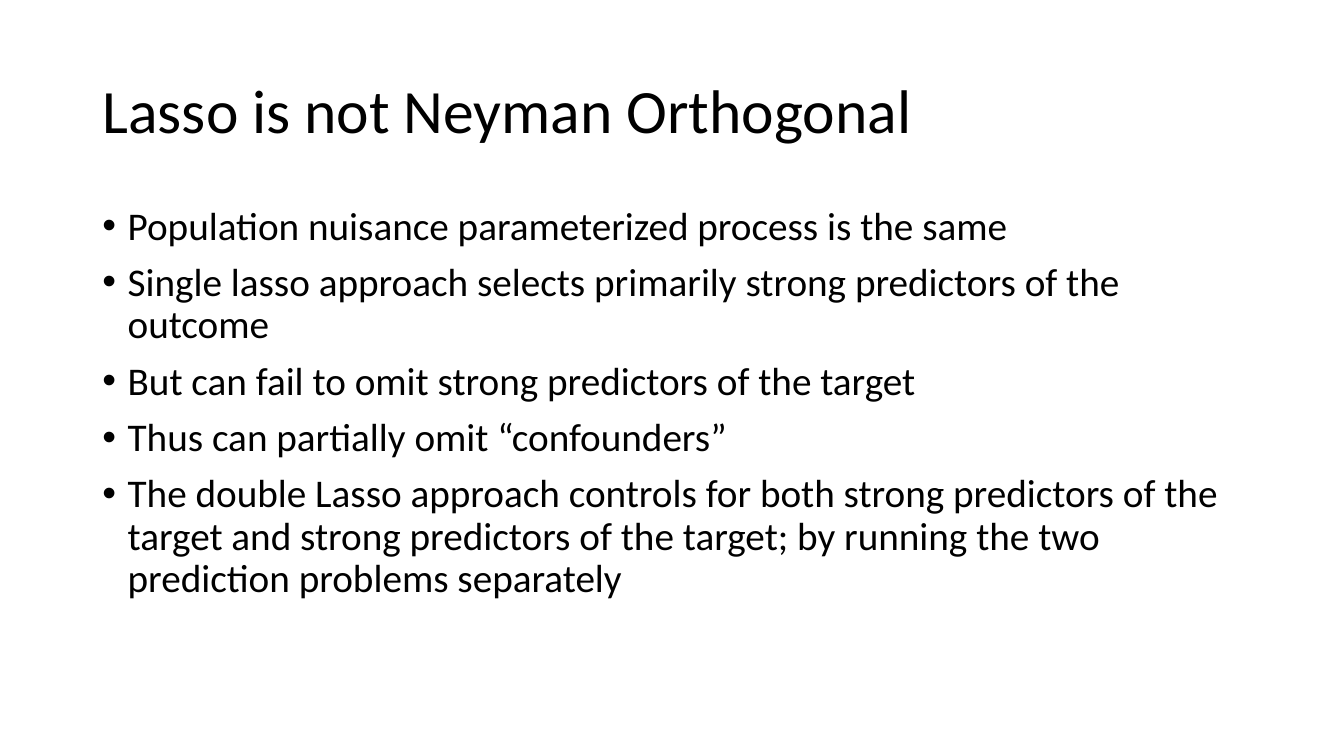
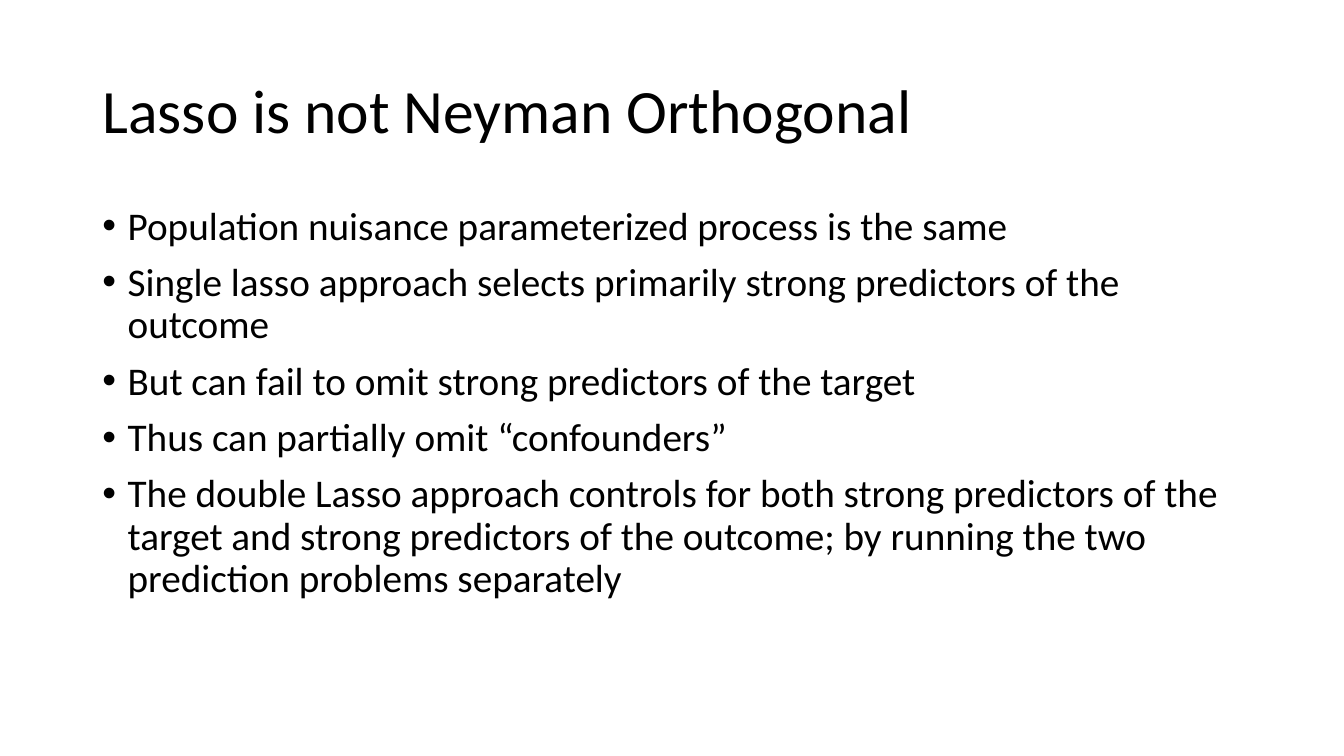
Before and after one commit to stanford-msande228/winter24, a slide deck: slide 36 of assets/presentations/MSANDE228_Lecture5_Inference_in_High_Dimensional_Linear_Models.pptx. Drawn at 1344x756 pixels with LibreOffice and Linux fonts; fonts in the diff are those of the drawing. Boxes give left, top, right and bottom in pixels: in the first picture for what was removed or moved away, otherwise in the second. Text is boxed around its words. In the diff, an @@ line names an element or a change of style, - is before the commit and + after.

Commit message:
Updates on slides

```diff
--- a/assets/presentations/MSANDE228_Lecture5_Inference_in_High_Dimensional_Linear_Models.pptx
+++ b/assets/presentations/MSANDE228_Lecture5_Inference_in_High_Dimensional_Linear_Models.pptx
@@ text at [128,479,1217,599]: text changed @@
-• The double Lasso approach controls for both strong predictors of the target and strong predictors of the target; by running the two prediction problems separately
+• The double Lasso approach controls for both strong predictors of the target and strong predictors of the outcome; by running the two prediction problems separately
```
Also in this commit, not shown: 1 other file.
